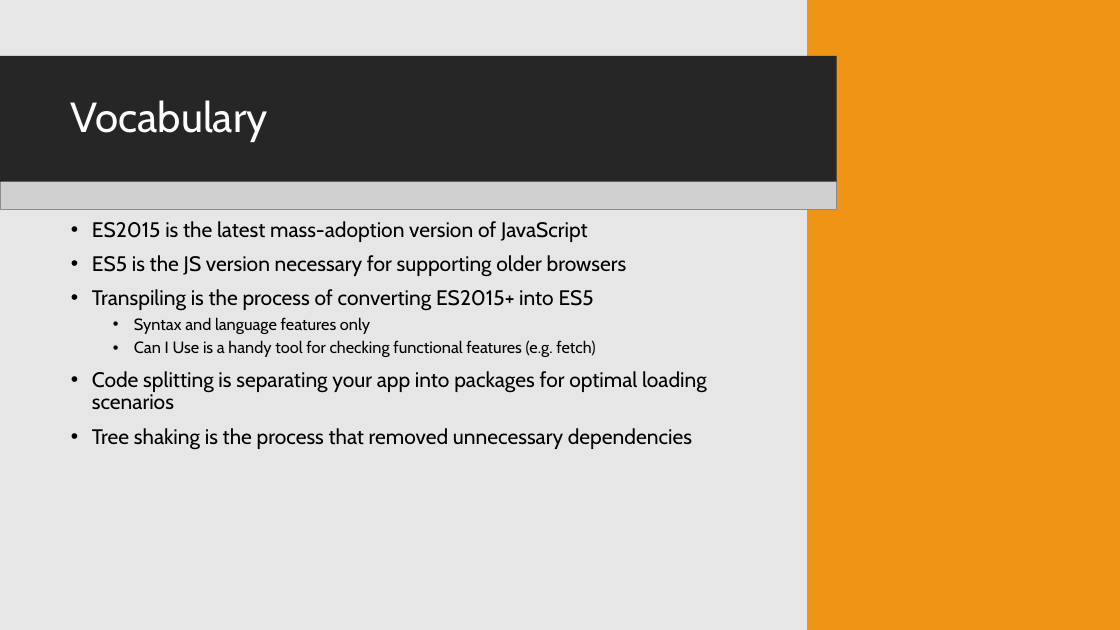
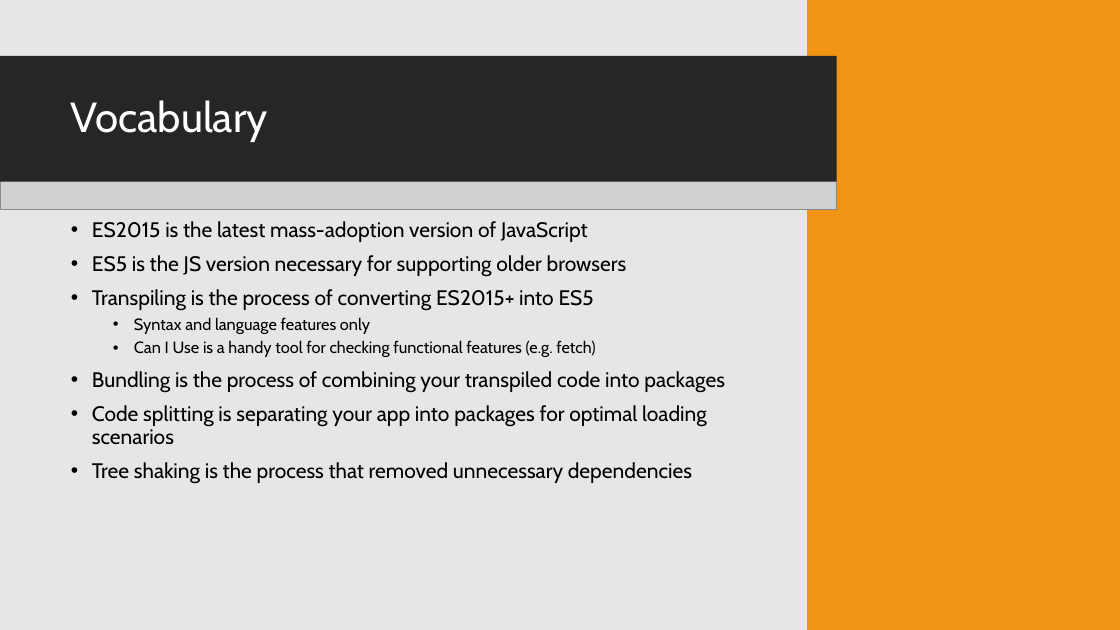
Before and after one commit to chris-wall/lets-overreact, a slide deck: slide 4 of lets-over-react.pptx. Drawn at 1120x630 pixels with LibreOffice and Linux fonts; fonts in the diff are those of the drawing; grey boxes stand for pictures; background and template pictures are left out. Boxes give left, top, right and bottom in pixels: in the first picture for what was removed or moved away, otherwise in the second. Text is boxed around its words. In the diff, an @@ line names an element or a change of style, - is before the commit and + after.

```diff
--- a/lets-over-react.pptx
+++ b/lets-over-react.pptx
@@ text at [92,371,725,393]: paragraph added @@
+• Bundling is the process of combining your transpiled code into packages
```
Also in this commit, not shown: 4 other slides changed, 1 slide added.
